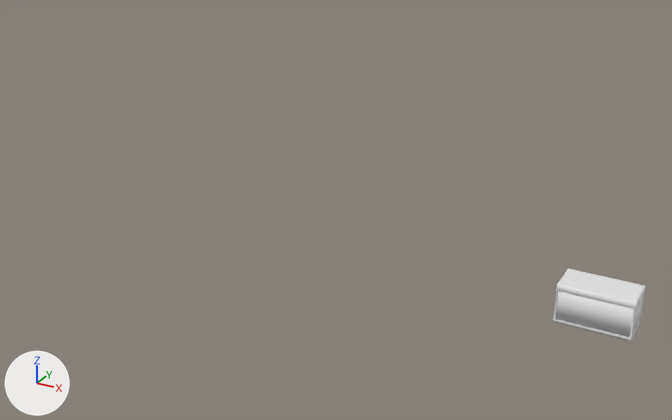
One commit to the FBX model UNITY/Projekt_2/Assets/_FBX/Clutter/msh_Aquarium_1.fbx: the scene before it, then after it.
One viewpoint serves both versions: a camera (50 mm lens) standing at (1.68, -10.43, 7.1) and looking at (-6.48, 4.4, -0.31). Every picture has the same lights, and +X, +Y and +Z are marked at lower left. The older version comes first. Materials are left out; every surface is plain grey. Where no turn or scale is listed for an object, it has been applied to the vertices.

Script lines for the objects in view, before the commit:
```python
me_cube_225 = bpy.data.meshes.new('Cube.225')
me_cube_225.from_pydata(...)  # 104 vertices, 92 faces; spans x -0.571..0.571, y -0.29..0.29, z 0.0..0.637
ob_msh_aquarium_1 = bpy.data.objects.new('msh_Aquarium_1', me_cube_225)
ob_msh_aquarium_1.location = (-0.73, 1.98, 0.0)
```
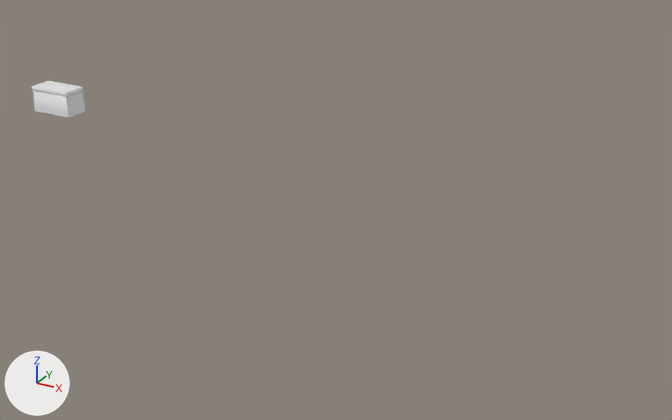
What differs and where, as boxes (x1, y1, x2, y2) in the pictures (672 x 420 px):
'msh_Aquarium_1', moved: before (553, 268, 645, 342); after (32, 81, 85, 118)

What the commit changed:
Object 'msh_Aquarium_1' (ob_msh_aquarium_1) moves from (-0.73, 1.98, 0.0) to (-15.15, 5.85, 0.0).
